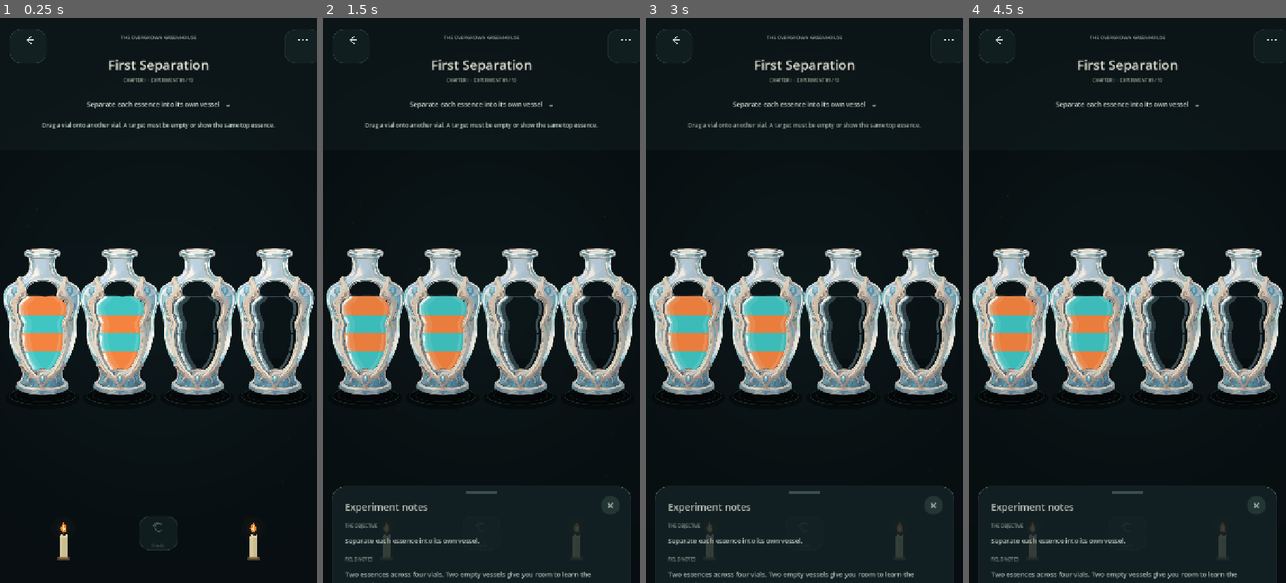
Above: before the commit, frames 1-4 (left to right).
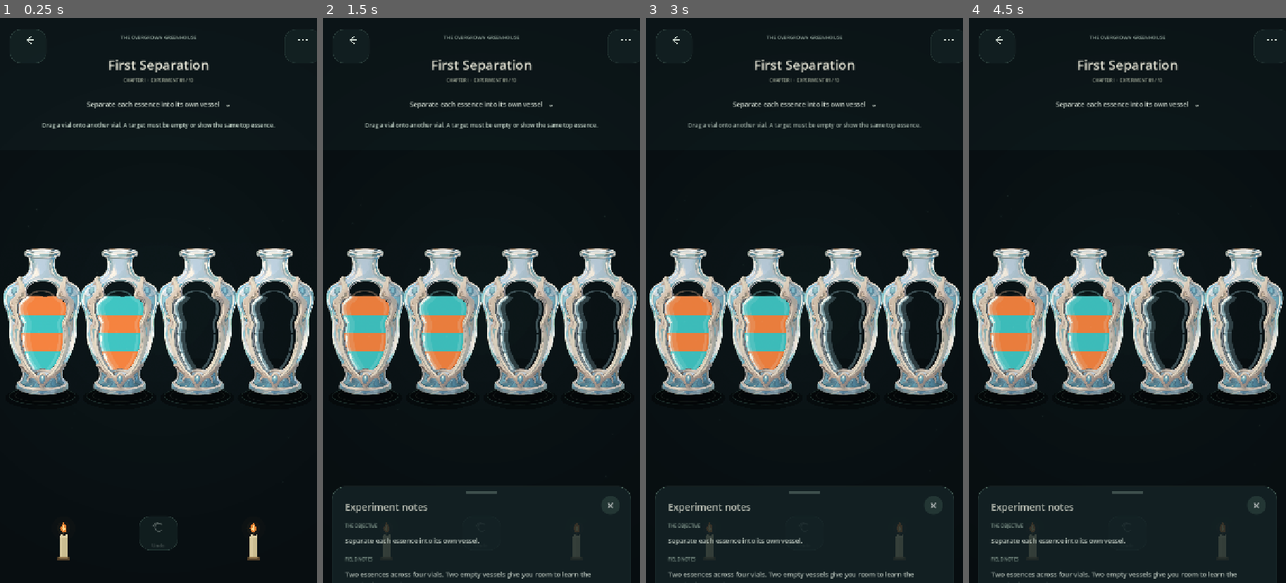
Above: after the commit, the same moments.

Repository: Kryodo/spell-sort-game
Game: Godot game, scene res://scenes/dark_sorting_slots_prototype.tscn
Two runs of this game, one before a commit and one after it. Both use one fixed random seed, a clock stepped at 60 frames per second and the inputs below. This scene is started directly instead of the project's main scene.
Inputs:
- Up to frame 1 (0.25 s): no input
- Up to frame 2 (1.5 s): click "Separate each essence into it…" at 0.5 s; click "×" at 1.25 s
- Up to frame 3 (3 s): click "Separate each essence into it…" at 2 s; click "×" at 2.75 s
- Up to frame 4 (4.5 s): click "Separate each essence into it…" at 3.5 s; click "×" at 4.25 s

The runs differ from the first frame. In frame 1, 0.1% of the frame differs, in the area x 9-91%, y 48-50%; in frame 2, 0.1%; in frame 3, 0.1%; in frame 4, 0.1%.

Commit message:
Shape top reflection cap from chamber wall contour

Diff:
--- a/scripts/asset_fantasy_alchemy_bottle.gd
+++ b/scripts/asset_fantasy_alchemy_bottle.gd
@@ -634,17 +634,46 @@
 			"glint": glint
 		})
 
-	# Close the upper ends with a very fine curved reflection along the top
-	# chamber boundary. This remains present even when every section is empty.
+	# Close the upper ends by following the measured inner-wall tangents.
+	# The curve arches over the chamber opening instead of spanning it with a
+	# straight or arbitrary sine-shaped connector.
 	var top_bounds: Vector2 = _window_bounds_at(_window_top_ratio)
-	var top_left_x: float = rect.position.x + rect.size.x * top_bounds.x + top_cap_inset
-	var top_right_x: float = rect.position.x + rect.size.x * top_bounds.y - rect.size.x * 0.020
 	var top_y: float = rect.position.y + rect.size.y * _window_top_ratio
-	for index in range(25):
-		var t: float = float(index) / 24.0
-		var x: float = lerpf(top_left_x, top_right_x, t)
-		var y: float = top_y + sin(PI * t) * maxf(0.8, rect.size.y * 0.002)
-		_glass_top_cap.append(Vector2(x, y))
+	var top_left := Vector2(
+		rect.position.x + rect.size.x * top_bounds.x + top_cap_inset,
+		top_y
+	)
+	var top_right := Vector2(
+		rect.position.x + rect.size.x * top_bounds.y - rect.size.x * 0.020,
+		top_y
+	)
+
+	# A short way down each detected wall gives us the actual direction and
+	# curvature of the chamber shoulders near the arch.
+	var shoulder_ratio: float = lerpf(_window_top_ratio, _window_bottom_ratio, 0.14)
+	var shoulder_bounds: Vector2 = _window_bounds_at(shoulder_ratio)
+	var shoulder_y: float = rect.position.y + rect.size.y * shoulder_ratio
+	var left_shoulder := Vector2(
+		rect.position.x + rect.size.x * shoulder_bounds.x + top_cap_inset,
+		shoulder_y
+	)
+	var right_shoulder := Vector2(
+		rect.position.x + rect.size.x * shoulder_bounds.y - rect.size.x * 0.020,
+		shoulder_y
+	)
+
+	# Reverse the wall tangents to form the upper arch. The control points are
+	# derived from the silhouette, so a different chamber shape gets a different cap.
+	var left_control := top_left - (left_shoulder - top_left) * 0.72
+	var right_control := top_right - (right_shoulder - top_right) * 0.72
+	for index in range(33):
+		var t: float = float(index) / 32.0
+		_glass_top_cap.append(top_left.bezier_interpolate(
+			left_control,
+			right_control,
+			top_right,
+			t
+		))
 
 
 func _draw_chamber_reflections(rect: Rect2) -> void:
